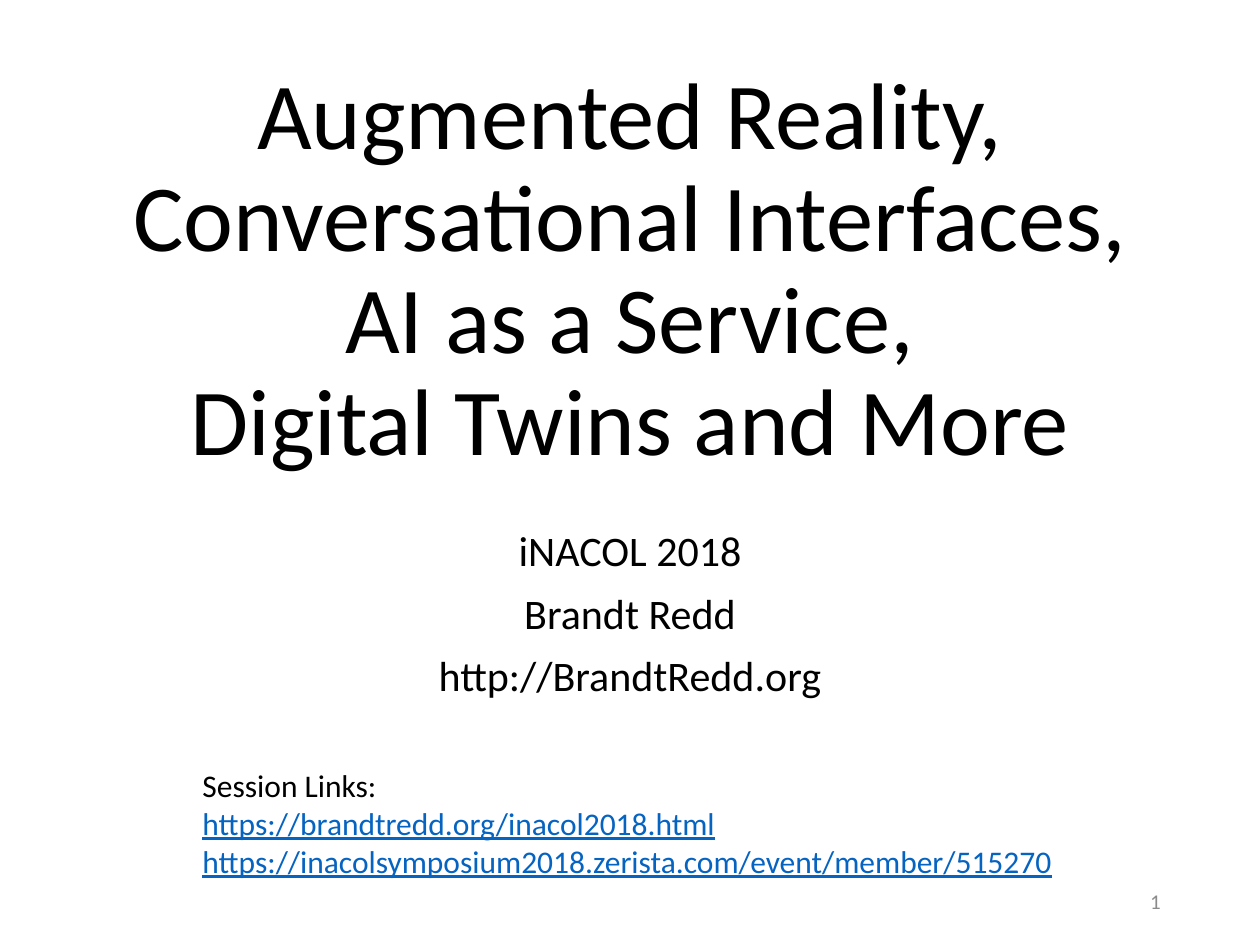
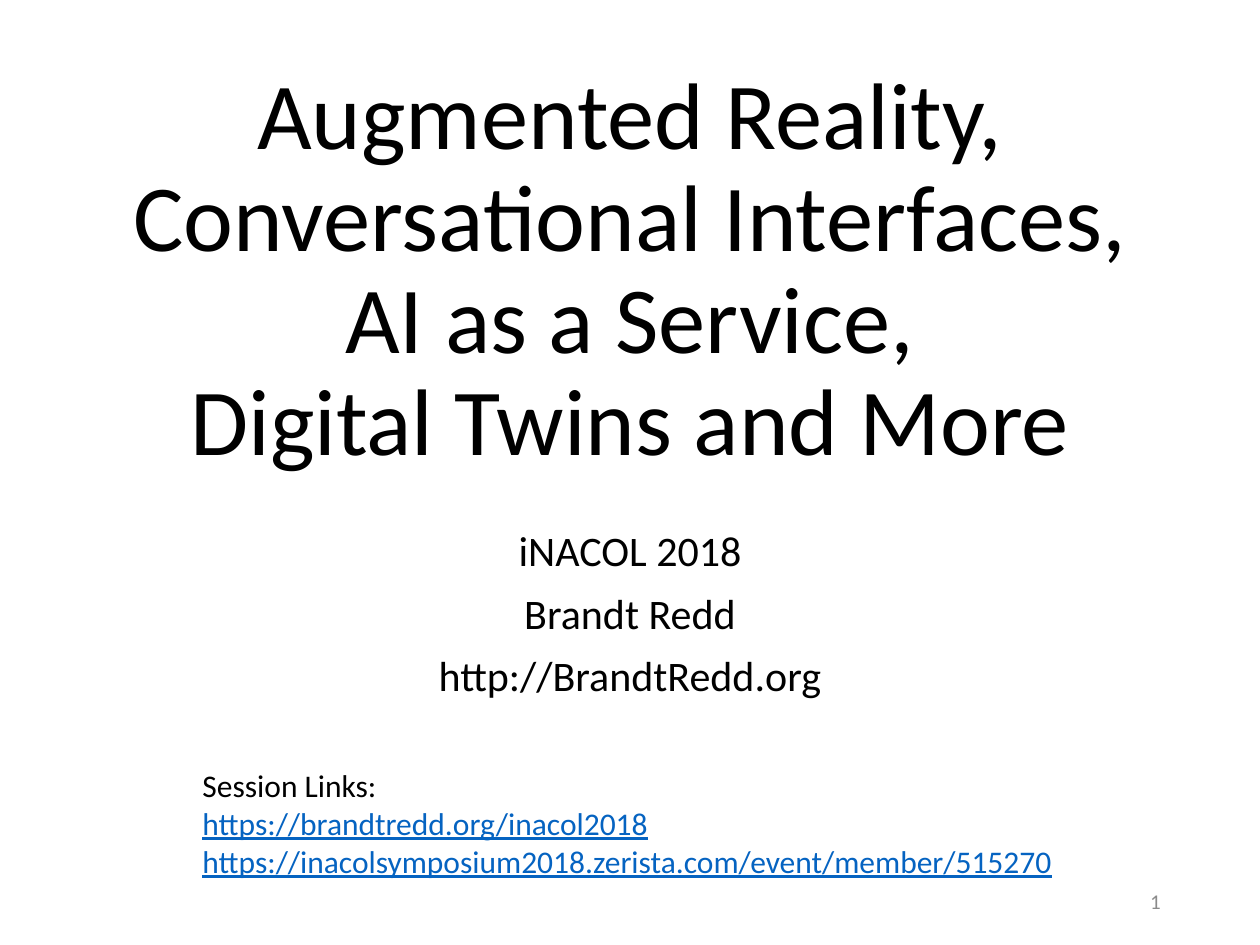
Before and after one commit to bredd/brandtredd.github.io, a slide deck: slide 1 of inacol2018/2018-10-23_iNACOL_Emerging_Technology.pptx. Drawn at 1260x945 pixels with LibreOffice and Linux fonts; fonts in the diff are those of the drawing. Boxes give left, top, right and bottom in pixels: in the first picture for what was removed or moved away, otherwise in the second. Text is boxed around its words. In the diff, an @@ line names an element or a change of style, - is before the commit and + after.

Commit message:
Update PPT

```diff
--- a/inacol2018/2018-10-23_iNACOL_Emerging_Technology.pptx
+++ b/inacol2018/2018-10-23_iNACOL_Emerging_Technology.pptx
@@ text at [202,813,647,841]: text changed @@
-https://brandtredd.org/inacol2018.html
+https://brandtredd.org/inacol2018
```
Also in this commit, not shown: 1 other file.
